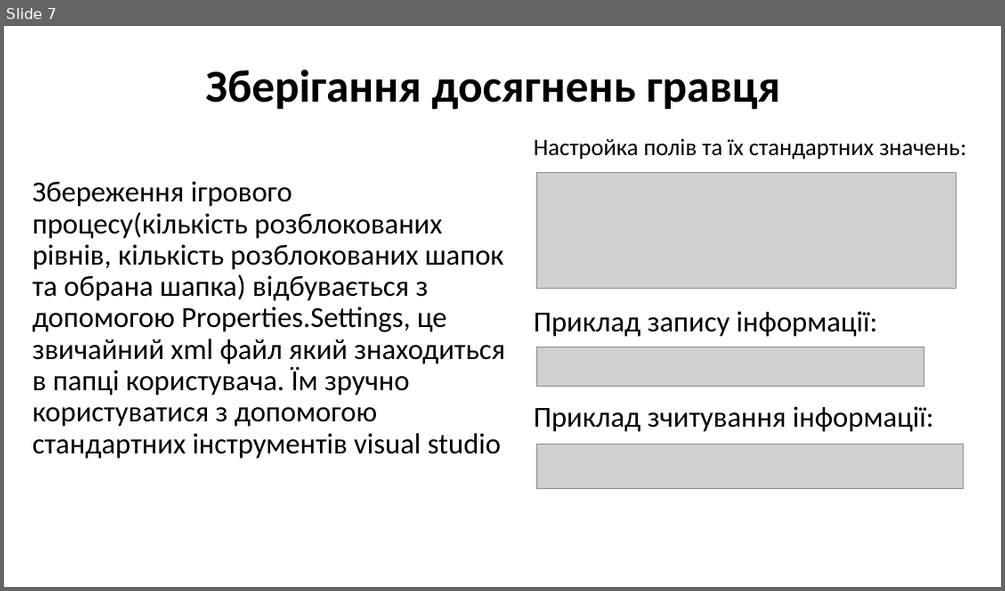
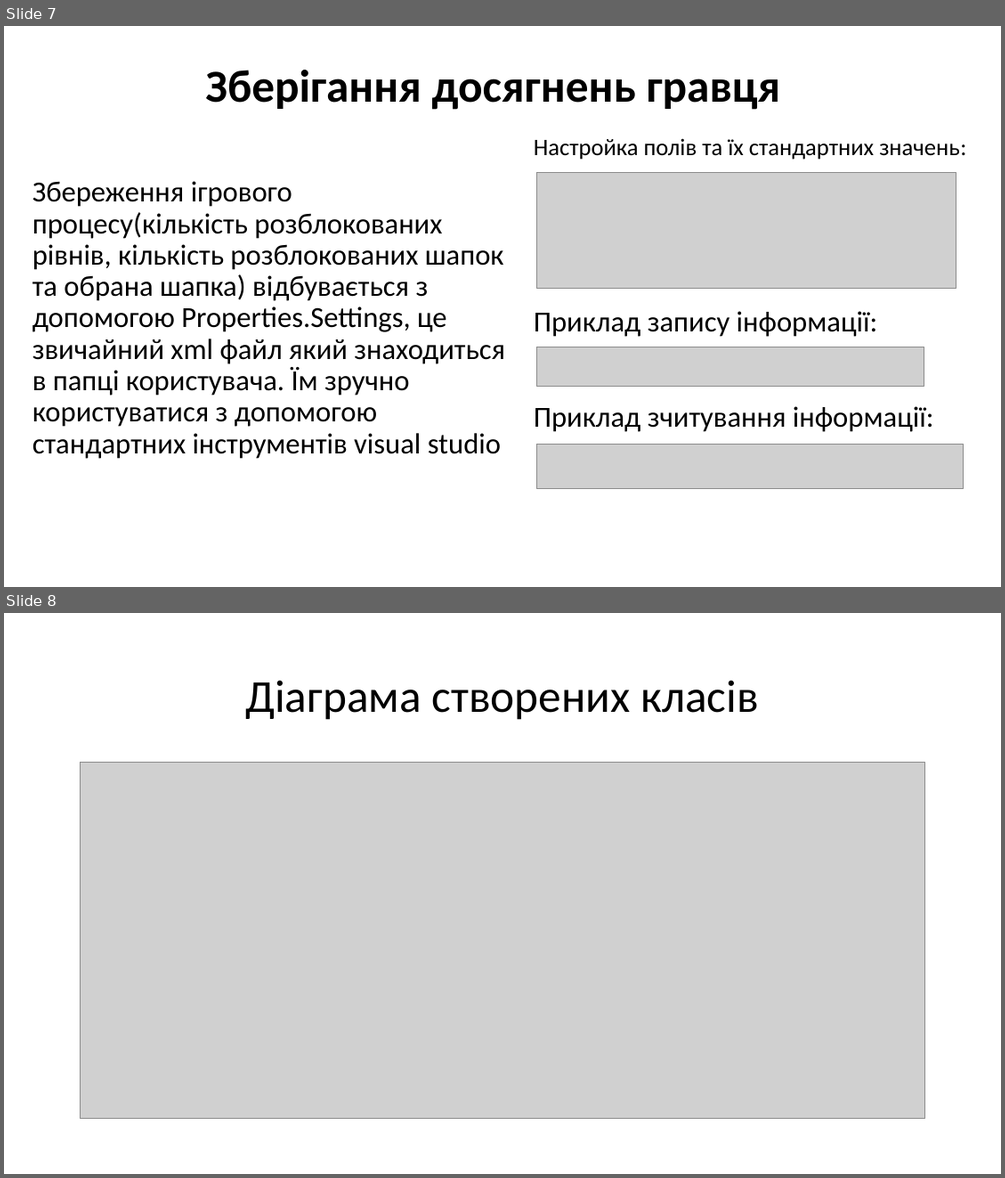
Before and after one commit to LemonsLover/Plumber-Game, a slide deck: презентація до курсової роботи Овсеюкова Єгора.pptx. Shown one above the other, each under a label of ours: slide 7 before the commit, slides 7 and 8 after it. The pictures are 1005x591 and 1005x1178 pixels, drawn with LibreOffice and Linux fonts; fonts in the diff are those of the drawing; grey boxes stand for pictures. Boxes give left, top, right and bottom in pixels: in the first picture for what was removed or moved away, otherwise in the second. Text is boxed around its words. In the diff, an @@ line names an element or a change of style, - is before the commit and + after.

```diff
--- a/презентація до курсової роботи Овсеюкова Єгора.pptx
+++ b/презентація до курсової роботи Овсеюкова Єгора.pptx
@@ slide 8 added at box(4, 613, 1001, 1174), background #FFFFFF @@
@@ title added at box(245, 680, 759, 720), 44 pt, text #000000 @@
+Діаграма створених класів
@@ picture added at box(81, 763, 924, 1119) @@
```
Also in this commit, not shown: 1 slide changed, 9 other files.
